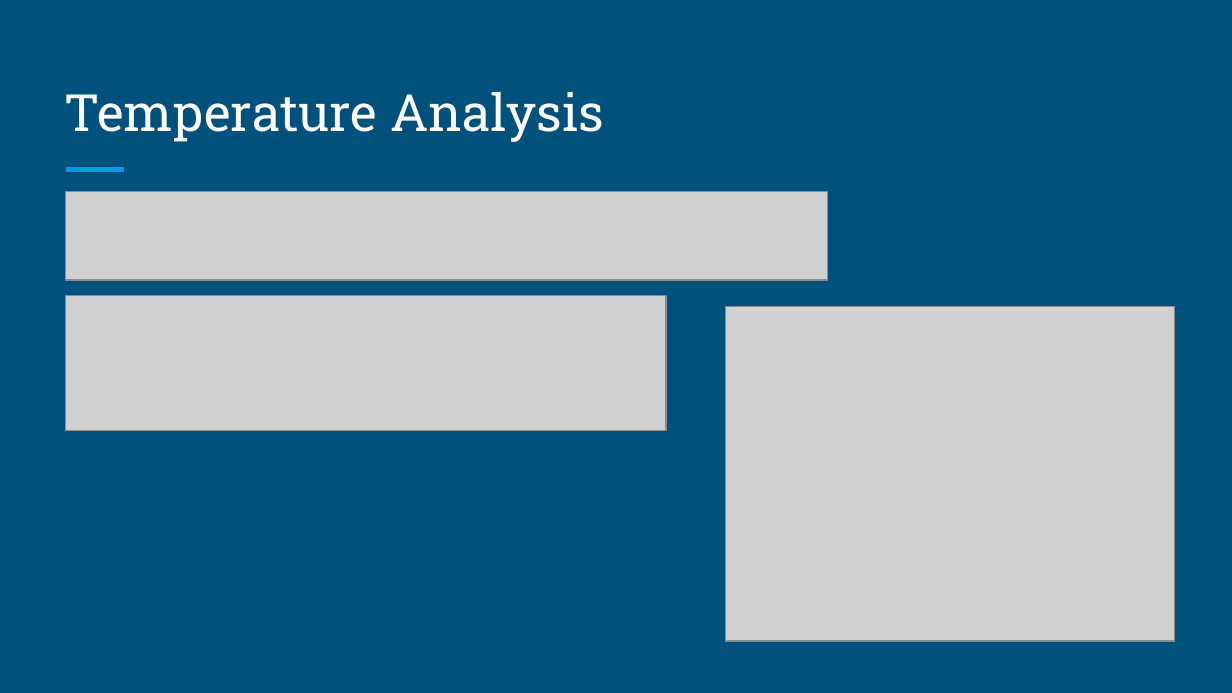
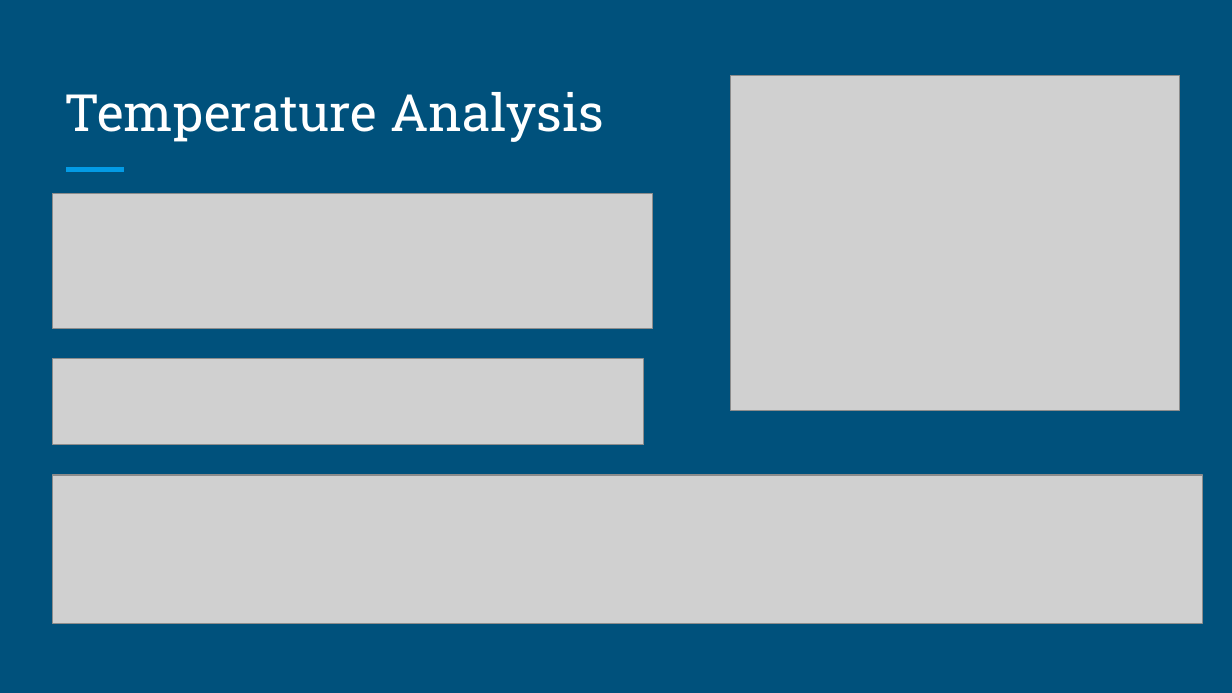
Before and after one commit to UNCG-CSE/Volvo_Truck_Analytics, a slide deck: slide 17 of doc/Progress 2/Volvo Trucks P2.pptx (slide 16 before the commit). Drawn at 1232x693 pixels with LibreOffice and Linux fonts; fonts in the diff are those of the drawing; grey boxes stand for pictures. Boxes give left, top, right and bottom in pixels: in the first picture for what was removed or moved away, otherwise in the second. Text is boxed around its words. In the diff, an @@ line names an element or a change of style, - is before the commit and + after.

```diff
--- a/doc/Progress 2/Volvo Trucks P2.pptx
+++ b/doc/Progress 2/Volvo Trucks P2.pptx
@@ picture: place and size @@
-picture at (726, 307, 1175, 642)
+picture at (731, 76, 1180, 411)
@@ picture: place and size @@
-picture at (65, 296, 667, 430)
+picture at (52, 193, 653, 328)
@@ picture removed at (65, 191, 828, 280) @@
@@ picture added at (52, 359, 643, 445) @@
@@ picture added at (52, 476, 1201, 623) @@
```
Also in this commit, not shown: 3 other slides changed, 1 slide added.
